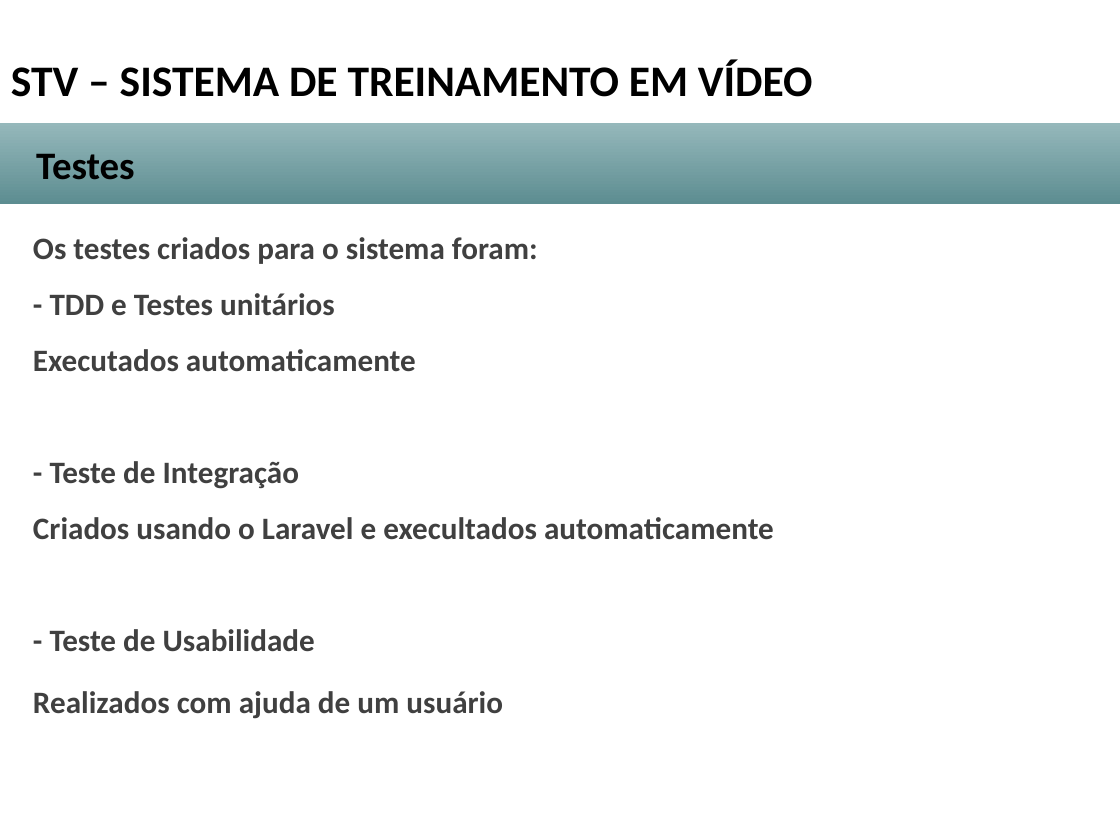
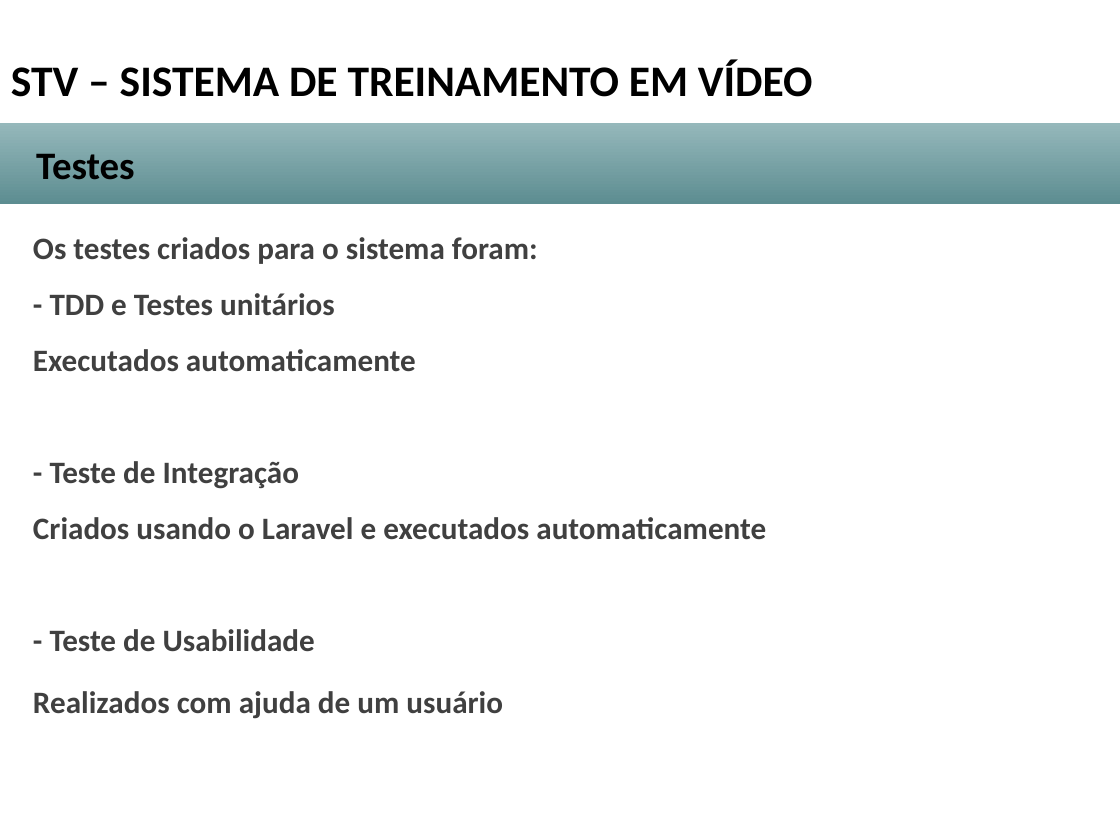
Before and after one commit to evaldoavelar/STV, a slide deck: slide 10 of puc/Apresentacao.odp. Drawn at 1120x840 pixels with LibreOffice and Linux fonts; fonts in the diff are those of the drawing; background and template pictures are left out. Boxes give left, top, right and bottom in pixels: in the first picture for what was removed or moved away, otherwise in the second. Text is boxed around its words. In the diff, an @@ line names an element or a change of style, - is before the commit and + after.

```diff
--- a/puc/Apresentacao.odp
+++ b/puc/Apresentacao.odp
@@ text at (x1=33, y1=517, x2=766, y2=540): text changed @@
-Criados usando o Laravel e execultados automaticamente
+Criados usando o Laravel e executados automaticamente
```
Also in this commit, not shown: 3 other slides changed, 6 other files.
